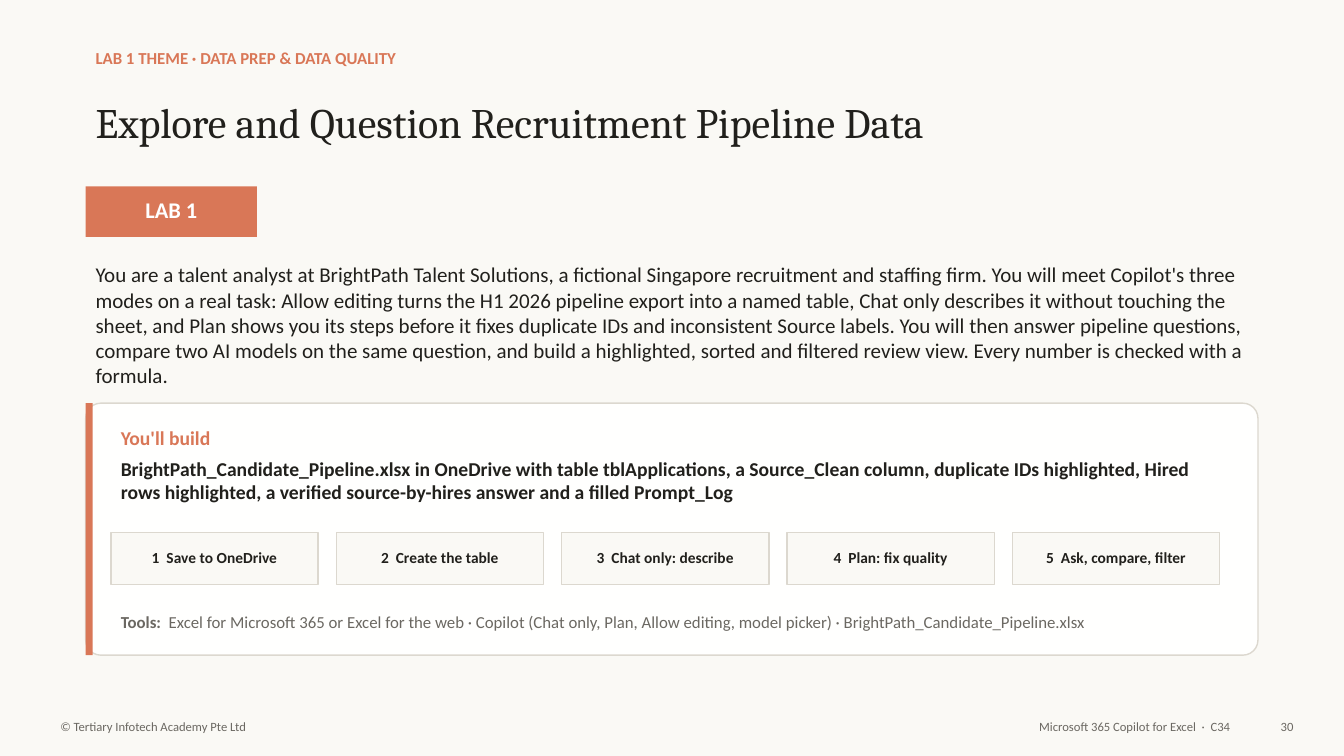
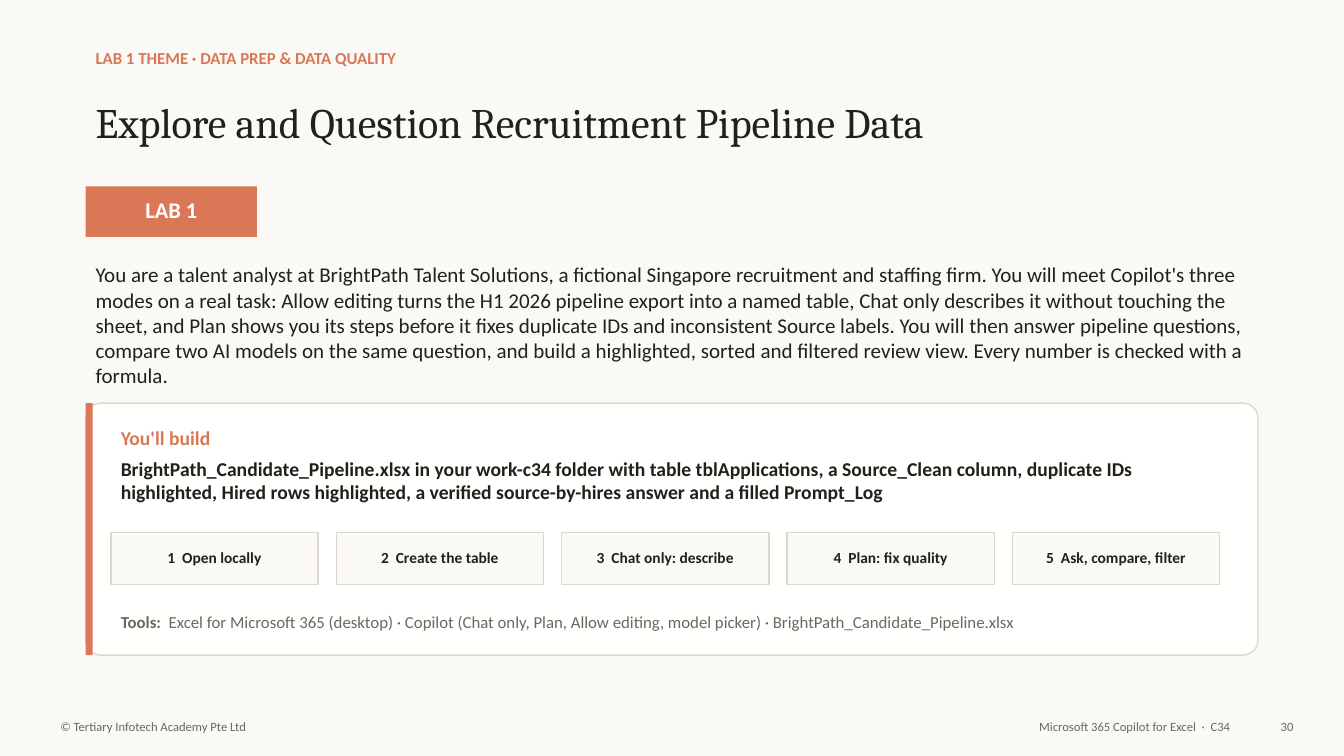
Before and after one commit to tertiarycourses/C34-Microsoft-365-Copilot-for-Excel, a slide deck: slide 31 of courseware/Microsoft 365 Copilot for Excel-v3.0.pptx. Drawn at 1344x756 pixels with LibreOffice and Linux fonts; fonts in the diff are those of the drawing. Boxes give left, top, right and bottom in pixels: in the first picture for what was removed or moved away, otherwise in the second. Text is boxed around its words. In the diff, an @@ line names an element or a change of style, - is before the commit and + after.

```diff
--- a/courseware/Microsoft 365 Copilot for Excel-v3.0.pptx
+++ b/courseware/Microsoft 365 Copilot for Excel-v3.0.pptx
@@ text at (121,462,1132,503): text changed @@
-BrightPath_Candidate_Pipeline.xlsx in OneDrive with table tblApplications, a Source_Clean column, duplicate IDs highlighted, Hired rows highlighted, a verified source-by-hires answer and a filled Prompt_Log
+BrightPath_Candidate_Pipeline.xlsx in your work-c34 folder with table tblApplications, a Source_Clean column, duplicate IDs highlighted, Hired rows highlighted, a verified source-by-hires answer and a filled Prompt_Log
@@ text at (167,552,261,566): text changed @@
-1 Save to OneDrive
+1 Open locally
@@ text at (121,616,1014,631): text changed @@
-Tools: Excel for Microsoft 365 or Excel for the web · Copilot (Chat only, Plan, Allow editing, model picker) · BrightPath_Candidate_Pipeline.xlsx
+Tools: Excel for Microsoft 365 (desktop) · Copilot (Chat only, Plan, Allow editing, model picker) · BrightPath_Candidate_Pipeline.xlsx
```
Also in this commit, not shown: 1 other slide changed, 30 other files.
